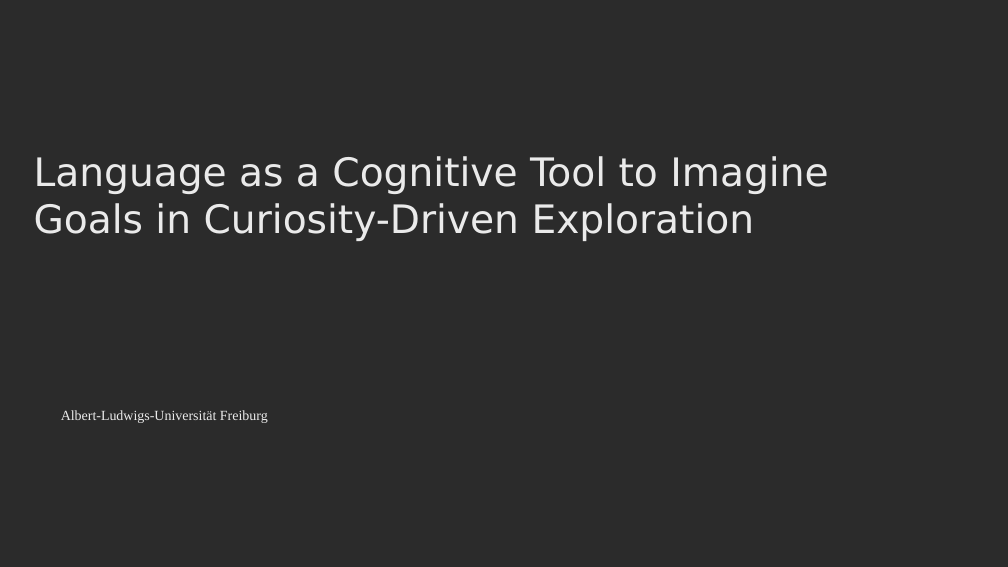
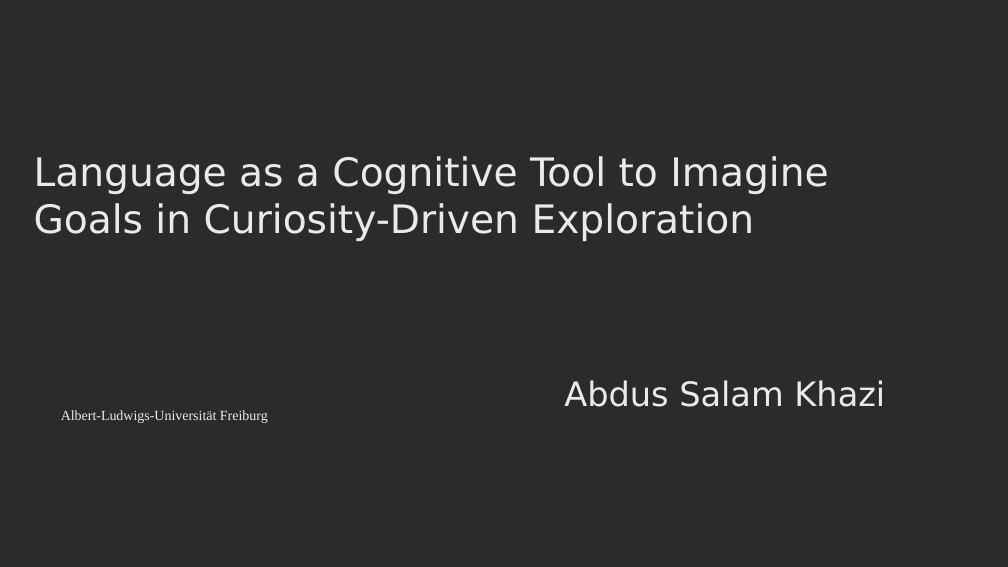
Before and after one commit to abduskhazi/deep-reinforcement-learning-seminar, a slide deck: slide 1 of presentation.pptx. Drawn at 1008x567 pixels with LibreOffice and Linux fonts; fonts in the diff are those of the drawing; background and template pictures are left out; a plain dark background stands for a picture behind light text. Boxes give left, top, right and bottom in pixels: in the first picture for what was removed or moved away, otherwise in the second. Text is boxed around its words. In the diff, an @@ line names an element or a change of style, - is before the commit and + after.

```diff
--- a/presentation.pptx
+++ b/presentation.pptx
@@ text added at [564, 380, 885, 407], 24 pt, text #EAEAEA @@
+Abdus Salam Khazi
```
Also in this commit, not shown: 1 other slide changed.
